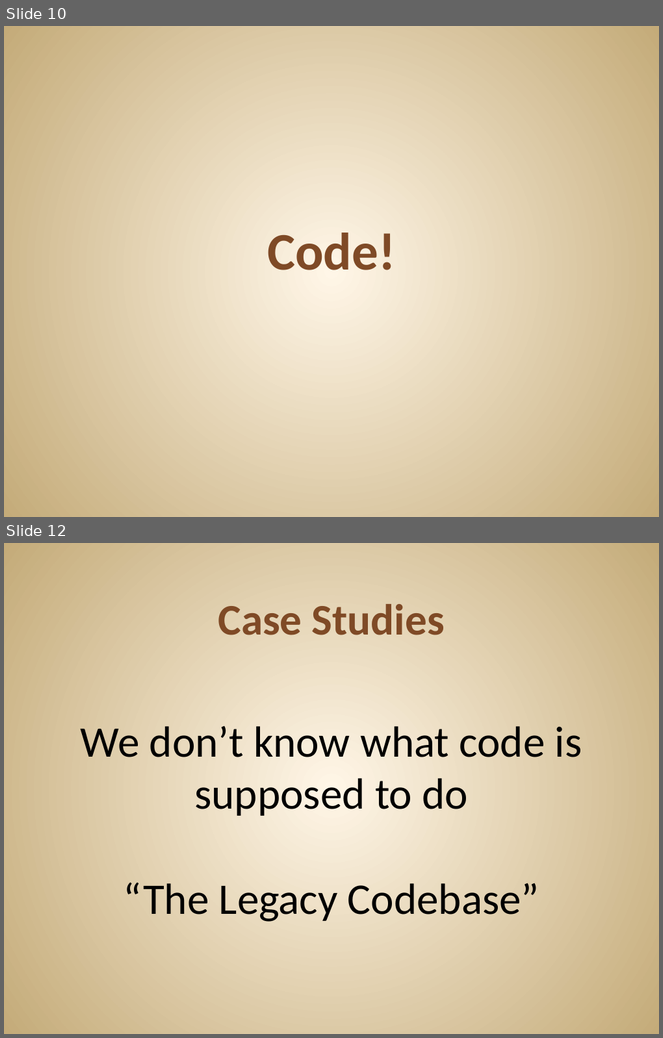
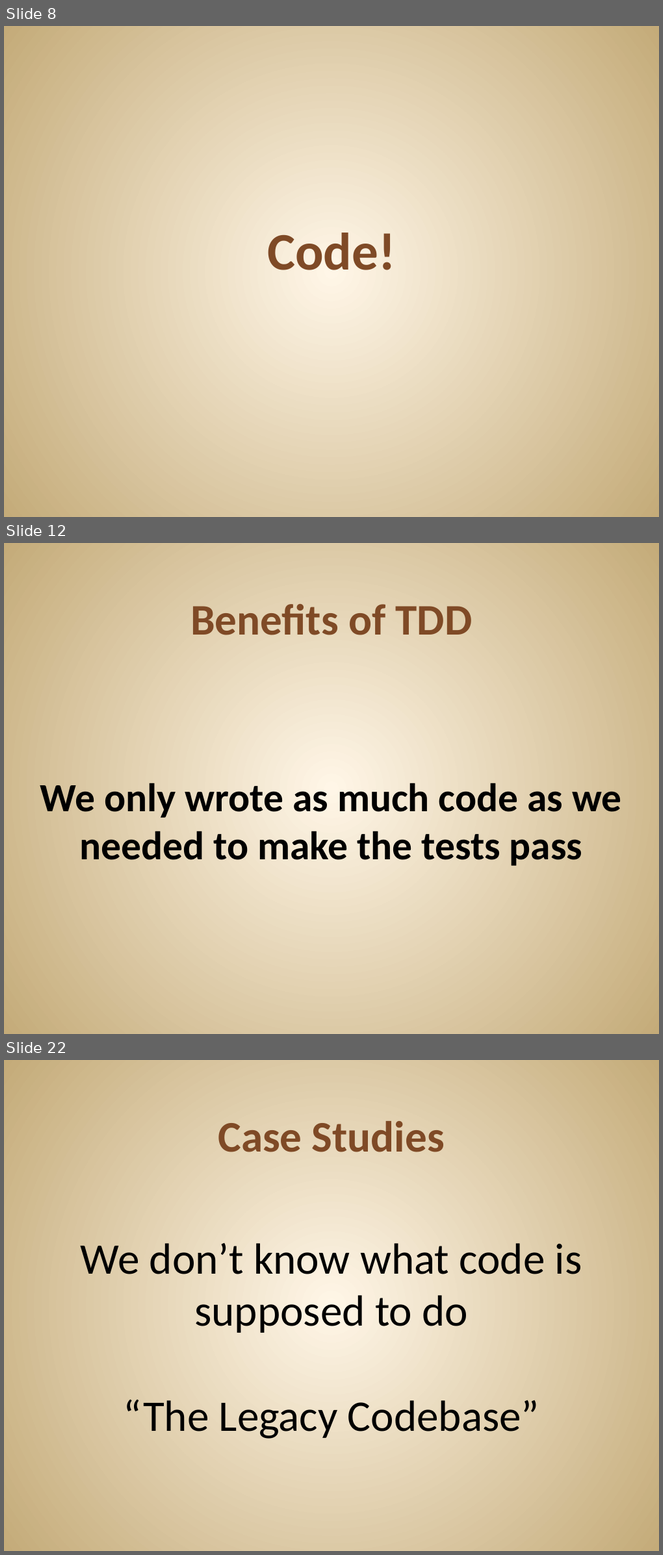
Before and after one commit to JonKruger/TDD-In-Action, a slide deck: TDD In Action.pptx. Shown one above the other, each under a label of ours: slides 10 and 12 before the commit, slides 8, 12 and 22 after it; the slides between them are not shown. The pictures are 663x1038 and 663x1555 pixels, drawn with LibreOffice and Linux fonts; fonts in the diff are those of the drawing. Boxes give left, top, right and bottom in pixels: in the first picture for what was removed or moved away, otherwise in the second. Text is boxed around its words. In the diff, an @@ line names an element or a change of style, - is before the commit and + after.

```diff
--- a/TDD In Action.pptx
+++ b/TDD In Action.pptx
@@ slide 12 added at [4,543,659,1034], background gradient #FFF7E8 to #C4AA7A @@
@@ title added at [191,604,473,635], 48 pt, text #804B26, bold @@
+Benefits of TDD
@@ text added at [40,783,622,866], 44 pt, text #000000, bold @@
+We only wrote as much code as we needed to make the tests pass
@@ what was slide 10 is now slide 8 @@
@@ what was slide 12 is now slide 22 @@
```
Also in this commit, not shown: 1 slide changed, 12 other slides added, 3 slides removed, 1 other file.
